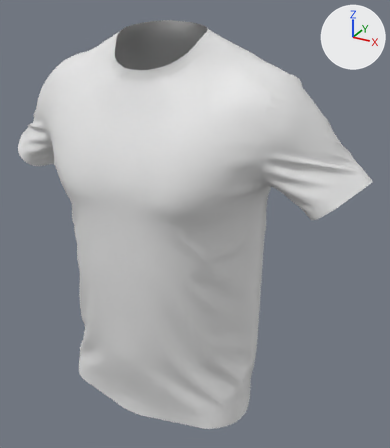
Before and after pictures for a commit that changed the glTF model public/Models/Men_RoundNeck_T-shirt_HS/Inside.glb.
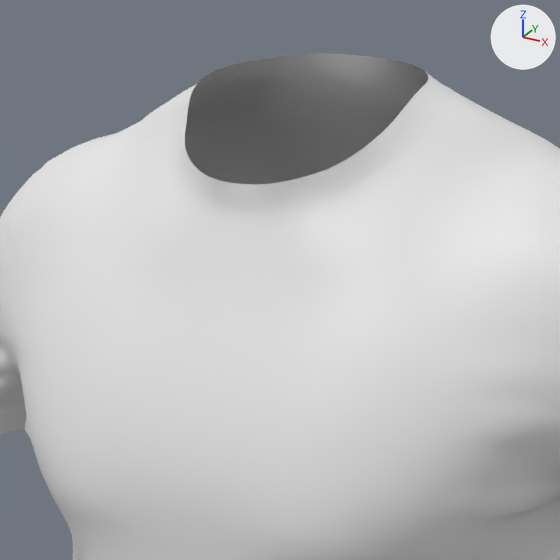
Each version appears first whole from a camera (50 mm lens) standing at (0.456, -0.705, 1.612) and looking at (0.047, 0.038, 1.241), and next in a close-up on the part from 11% to 66% of the width and 0% to 48% of the height. Lighting does not change. The marker at upper right points along +X, +Y and +Z. The older version's two pictures come first. Where no turn or scale is listed for an object, it has been applied to the vertices. Vertices at exactly the same position are counted once.

The first close-up shows 'Inside'.
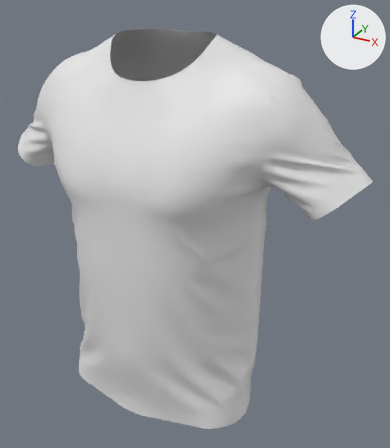
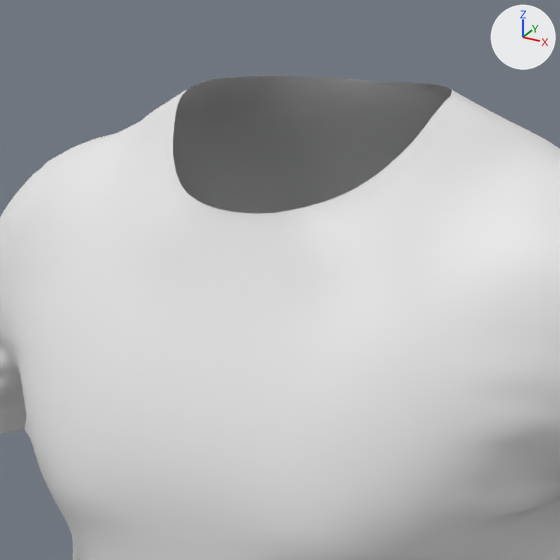
What changed in the scene script:
```text
Change me_inside:
    used by ob_inside; location = (0.0, 0.0, 0.0)
    remove me_inside.from_pydata(...)  # 11921 vertices, 23217 faces; spans x -0.326..0.326, y -0.12..0.144, z 0.917..1.564
    add me_inside.from_pydata(...)  # 10911 vertices, 21170 faces; spans x -0.326..0.326, y -0.12..0.144, z 0.917..1.551
    me_inside part 1: 1010 vertices removed from x -0.084..0.085, y -0.049..0.066, z 1.491..1.564
```

What differs and where, as boxes (x1, y1, x2, y2) in the close-ups (560 x 560 px):
'Inside', reshaped
    before: (0, 53, 560, 560)
    after: (0, 76, 560, 560)
part 1 of me_inside, deleted
    before: (173, 53, 462, 214)
